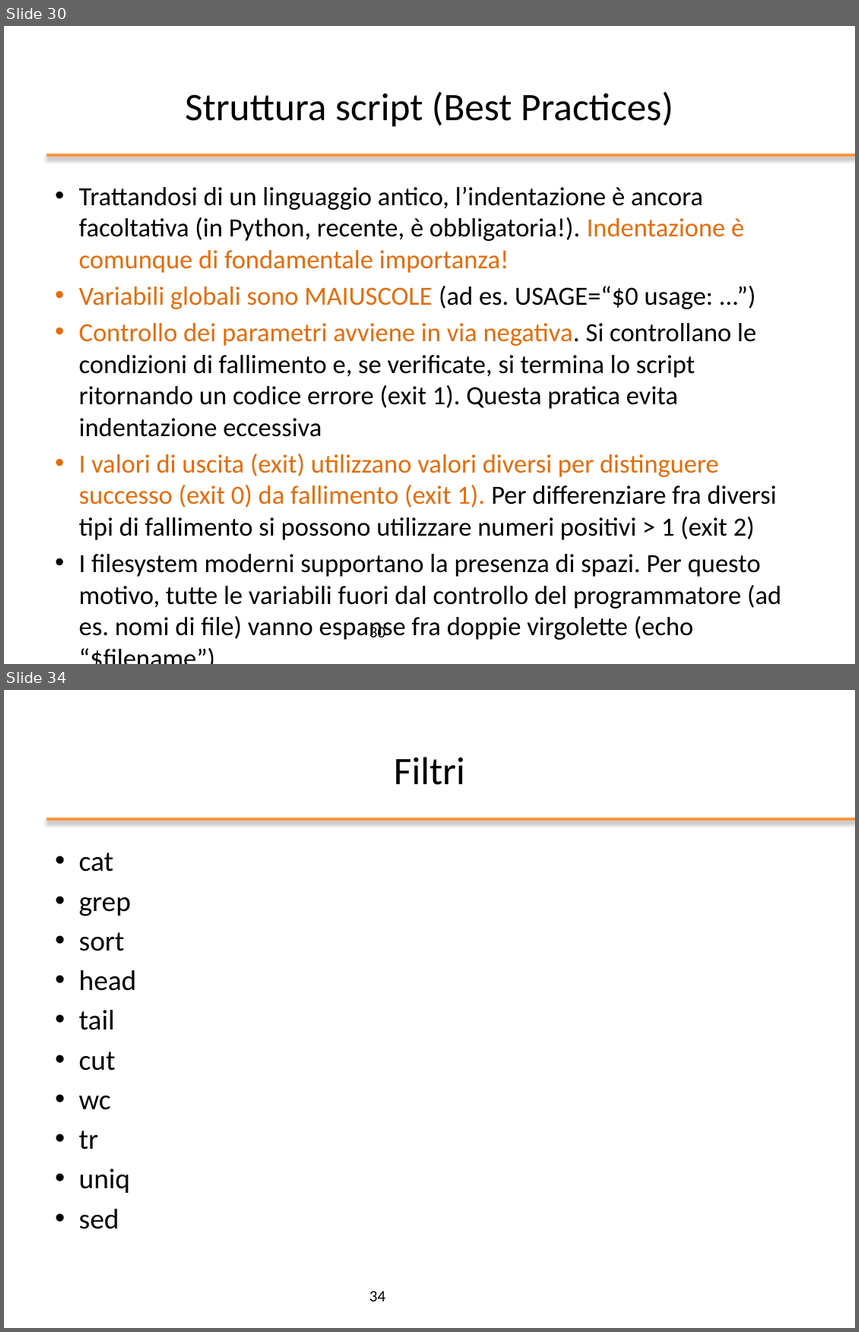
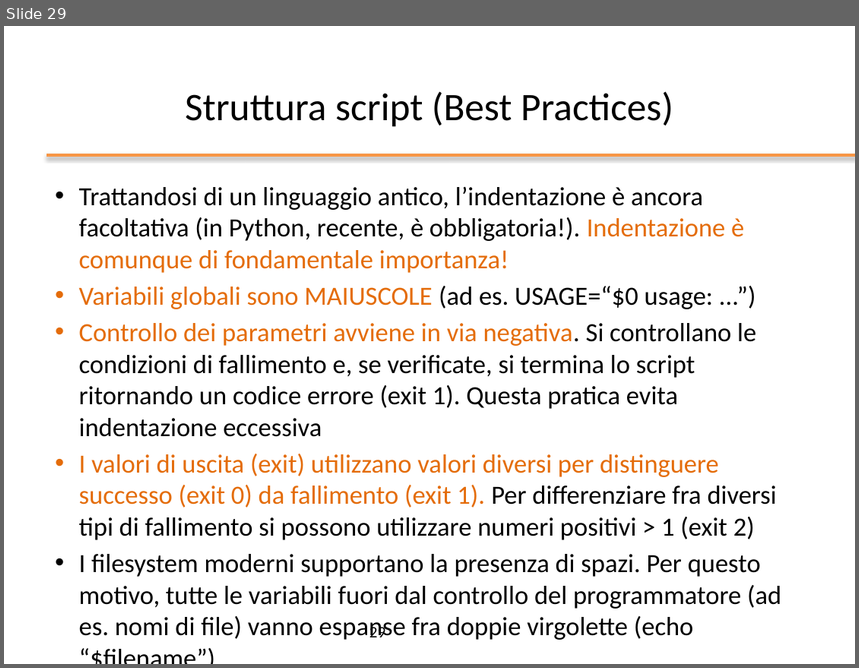
Before and after one commit to nbicocchi/operatingsystemsbsc, a slide deck: slides/ppt/03_Bash Scripting.pptx. Shown one above the other, each under a label of ours: slides 30 and 34 before the commit, slide 29 after it; the slides between them are not shown. The pictures are 859x1332 and 859x668 pixels, drawn with LibreOffice and Linux fonts; fonts in the diff are those of the drawing; background and template pictures are left out. Boxes give left, top, right and bottom in pixels: in the first picture for what was removed or moved away, otherwise in the second. Text is boxed around its words. In the diff, an @@ line names an element or a change of style, - is before the commit and + after.

```diff
--- a/slides/ppt/03_Bash Scripting.pptx
+++ b/slides/ppt/03_Bash Scripting.pptx
@@ slide 34 removed at bbox=[4, 690, 855, 1328], background #FFFFFF; not listed: 1 template element that a slide beside it also shows @@
@@ title removed at bbox=[394, 757, 465, 785] @@
-Filtri
@@ text removed at bbox=[79, 853, 137, 1230] @@
-• cat
-• grep
-• sort
-• head
-• tail
-• cut
-• wc
-• tr
-• uniq
-• sed
@@ page number removed at bbox=[370, 1291, 386, 1302] @@
-34
@@ what was slide 30 is now slide 29 @@
@@ page number at bbox=[370, 625, 386, 638]: text changed @@
-30
+29
```
Also in this commit, not shown: 3 slides changed, 7 other slides removed, 3 other files.
